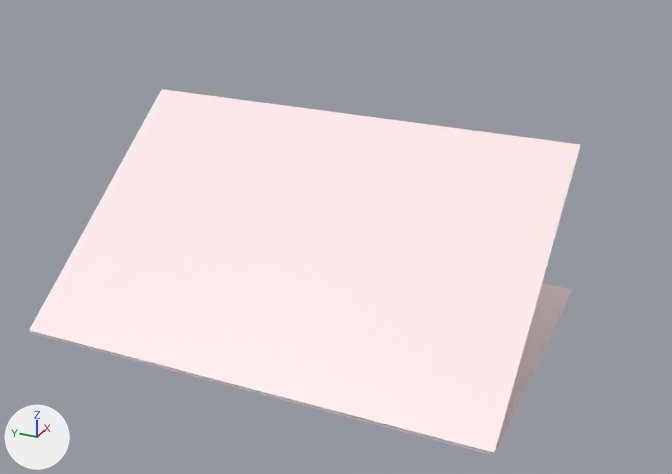
The FBX model BloodLegacy/Assets/Blood_Legacy/3D_Assets/Comic_Book/Comic_Book_003.fbx as it was, and as the next commit left it.
Rendered twice from a 50 mm camera at (-3.33, -1.2, 1.52) aimed at (-0.36, 0.14, 0.04). Every picture has the same lights, and +X, +Y and +Z are marked at lower left. Both versions are drawn at full value of the shape key 'Book_Quart_Open' of 'Book_Cover_3'; the numbers are the values there.

Names of what the first picture shows: 'Book_Cover_3'.
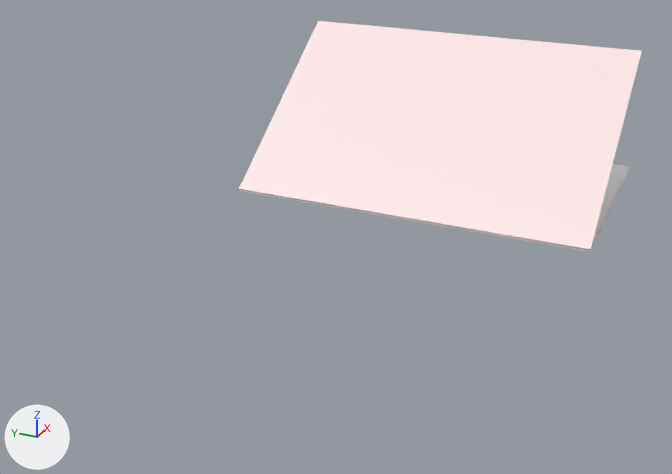
What differs and where, as boxes (x1, y1, x2, y2) in the pictures (672 x 474 px):
'Book_Cover_3', moved, turned: before (30, 89, 581, 455); after (239, 21, 642, 251)
'Book_Page_1', added: after (592, 164, 630, 245)

Diff of the bpy script that builds the scene:
```diff
--- a/BloodLegacy/Assets/Blood_Legacy/3D_Assets/Comic_Book/Comic_Book_003.fbx.py
+++ b/BloodLegacy/Assets/Blood_Legacy/3D_Assets/Comic_Book/Comic_Book_003.fbx.py
@@ mat_mat_pages @@
+mat_mat_pages = principled_material('mat_Pages')
+mat_mat_pages.base_color = (1.0, 1.0, 1.0)  # white #ffffff
+mat_mat_pages.roughness = 0.553
@@ me_mesh_037 @@
 me_mesh_037.from_pydata(...)  # 108 vertices, 102 faces; spans x -9.0..1779.0, y -1029.0..11.0, z -1344.0..1344.0
 # used by ob_book_cover_3; location = (-1.357, 0.0, 0.0); rotation_euler = (-1.571, 0.0, 0.0), in degrees (-90, 0, 0); scale = (0.00057, 0.00057, 0.00057)
+# me_mesh_037 part 1: the whole mesh is turned -180 degrees about the x axis through the mesh origin
 me_mesh_037.materials.append(mat_mat_magezine_cover)
@@ me_plane_006 @@
+me_plane_006.from_pydata([(0.0, 0.0, 76.0), (101.0, 0.0, 76.0), (0.0, 0.0, -76.0), (101.0, 0.0, -76.0), (0.0, 0.0, 76.0), (101.0, 0.0, 76.0), (0.0, 0.0, -76.0), (101.0, 0.0, -76.0)], [], [(1, 3, 2, 0), (5, 4, 6, 7), (1, 0, 4, 5), (2, 3, 7, 6), (0, 2, 6, 4), (3, 1, 5, 7)])
+me_plane_006.materials.append(mat_mat_pages)  # white #ffffff
@@ ob_book_cover_3 @@
 ob_book_cover_3 = bpy.data.objects.new('Book_Cover_3', me_mesh_037)
-ob_book_cover_3.location = (-1.357, 0.0, 0.0)
-ob_book_cover_3.rotation_euler = (-1.571, 0.0, 0.0)  # degrees (-90, 0, 0)
+ob_book_cover_3.location = (0.0, 0.0, 0.0)
+ob_book_cover_3.rotation_euler = (1.571, 0.0, 0.0)  # degrees (90, 0, 0)
 ob_book_cover_3.scale = (0.00057, 0.00057, 0.00057)
@@ ob_book_page_1 @@
+ob_book_page_1 = bpy.data.objects.new('Book_Page_1', me_plane_006)
+ob_book_page_1.parent = ob_book_cover_3
+ob_book_page_1.location = (0.0, 0.0, 0.000209)
+ob_book_page_1.scale = (17.5, 17.5, 17.5)
```
